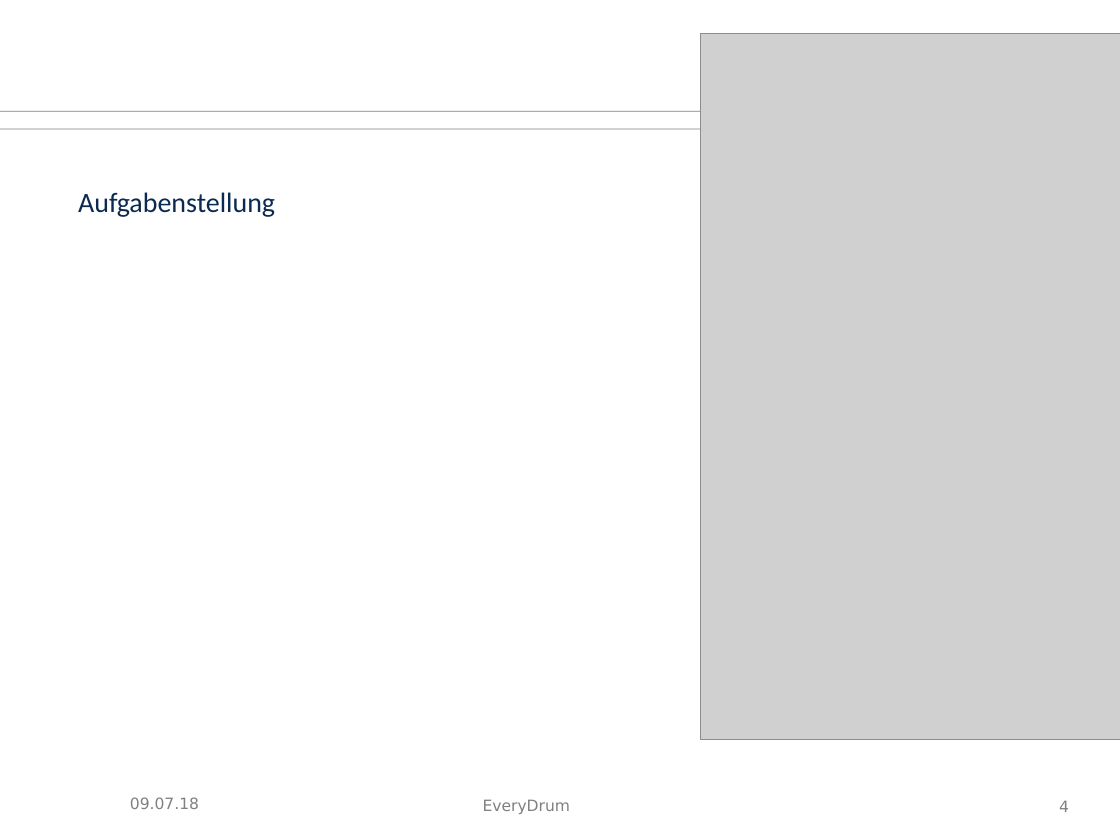
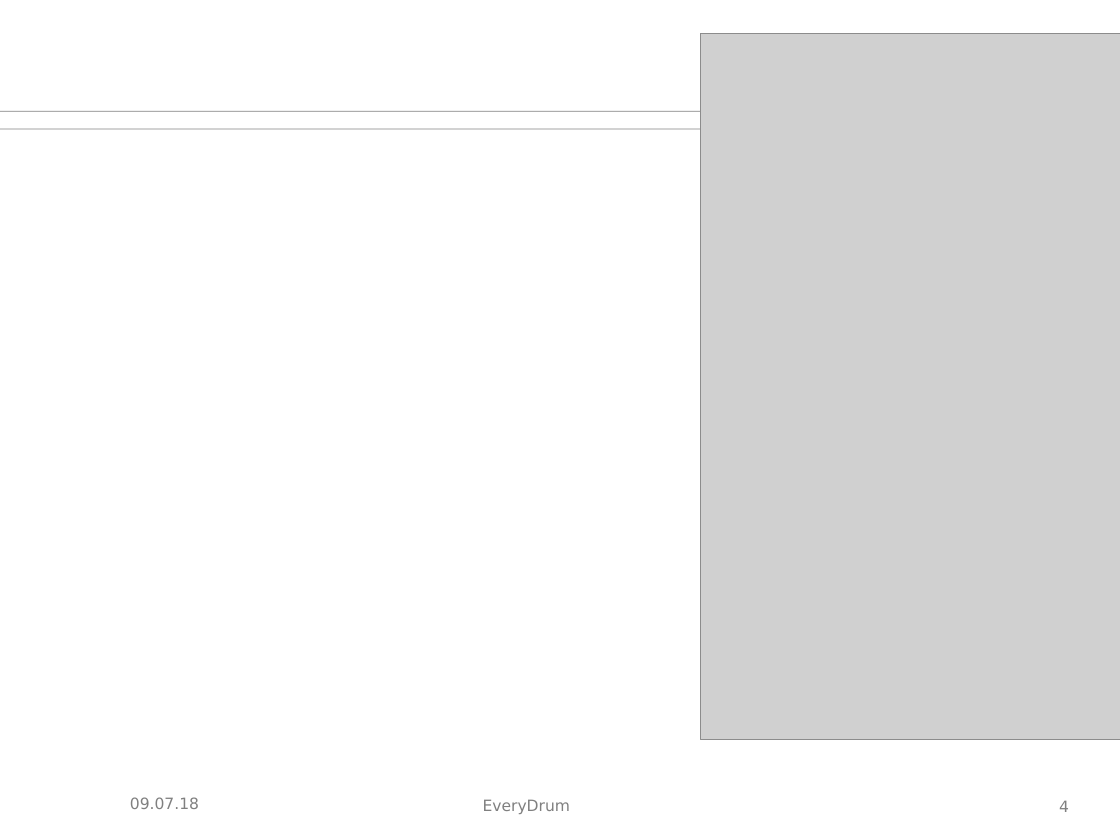
Before and after one commit to tziegler-tud/vr-anydrum, a slide deck: slide 4 of Documents/slides.odp. Drawn at 1120x840 pixels with LibreOffice and Linux fonts; fonts in the diff are those of the drawing; grey boxes stand for pictures; background and template pictures are left out. Boxes give left, top, right and bottom in pixels: in the first picture for what was removed or moved away, otherwise in the second. Text is boxed around its words. In the diff, an @@ line names an element or a change of style, - is before the commit and + after.

```diff
--- a/Documents/slides.odp
+++ b/Documents/slides.odp
@@ text removed at [78, 192, 275, 217] @@
-Aufgabenstellung
```
Also in this commit, not shown: 4 slides added, 3 other files.
